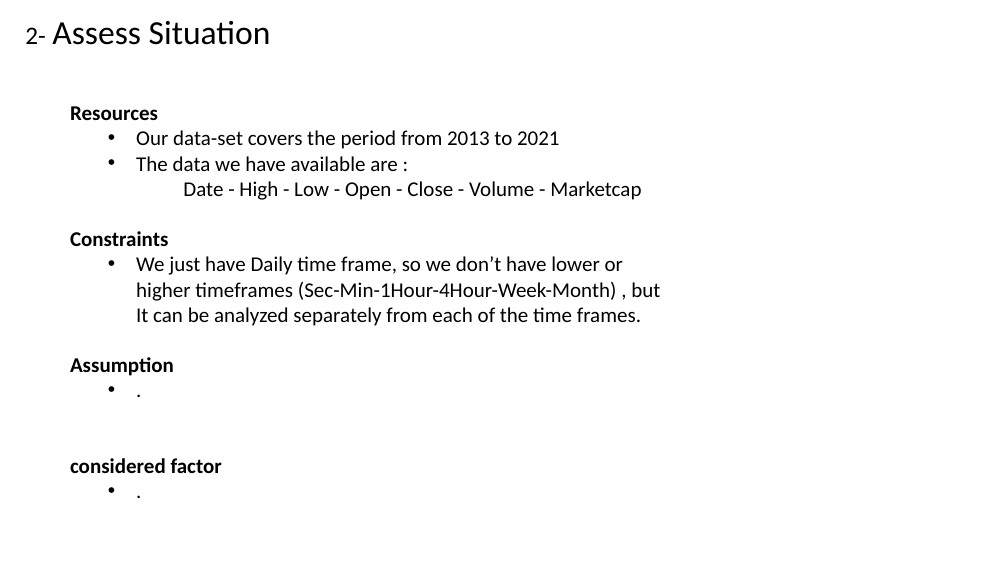
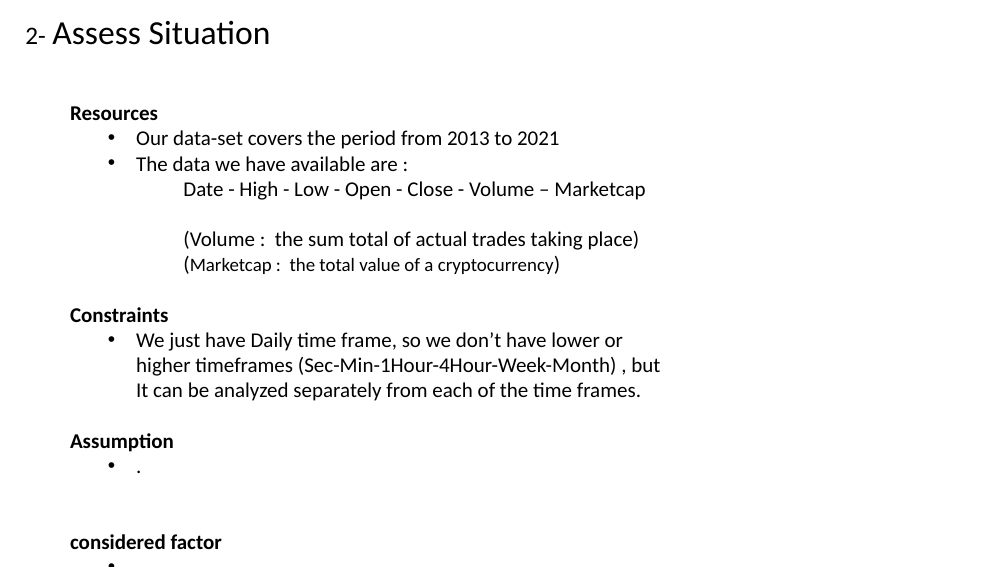
Before and after one commit to mahdi-ebrahimi-per/Data-Science, a slide deck: slide 4 of 1- business understanding/slide.pptx. Drawn at 1008x567 pixels with LibreOffice and Linux fonts; fonts in the diff are those of the drawing. Boxes give left, top, right and bottom in pixels: in the first picture for what was removed or moved away, otherwise in the second. Text is boxed around its words. In the diff, an @@ line names an element or a change of style, - is before the commit and + after.

```diff
--- a/1- business understanding/slide.pptx
+++ b/1- business understanding/slide.pptx
@@ text at bbox=[183, 181, 645, 274]: text changed @@
-  Date - High - Low - Open - Close - Volume - Marketcap
+  Date - High - Low - Open - Close - Volume – Marketcap
+  (Volume : the sum total of actual trades taking place)
+  (Marketcap : the total value of a cryptocurrency)
```
